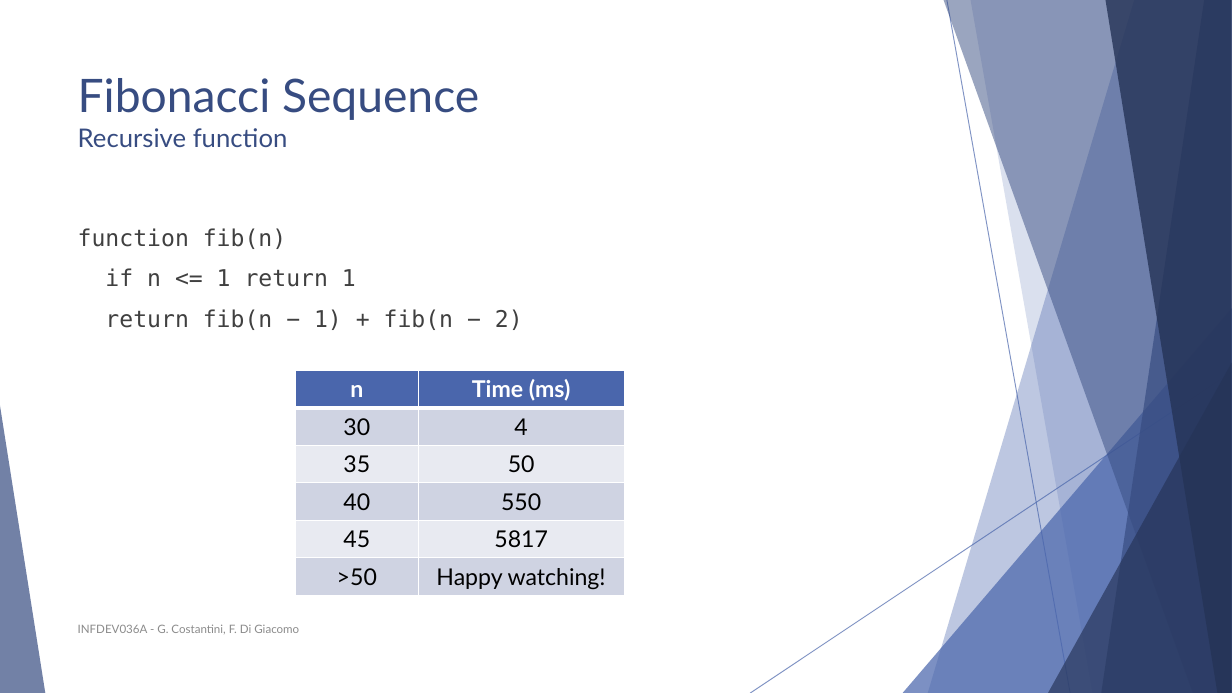
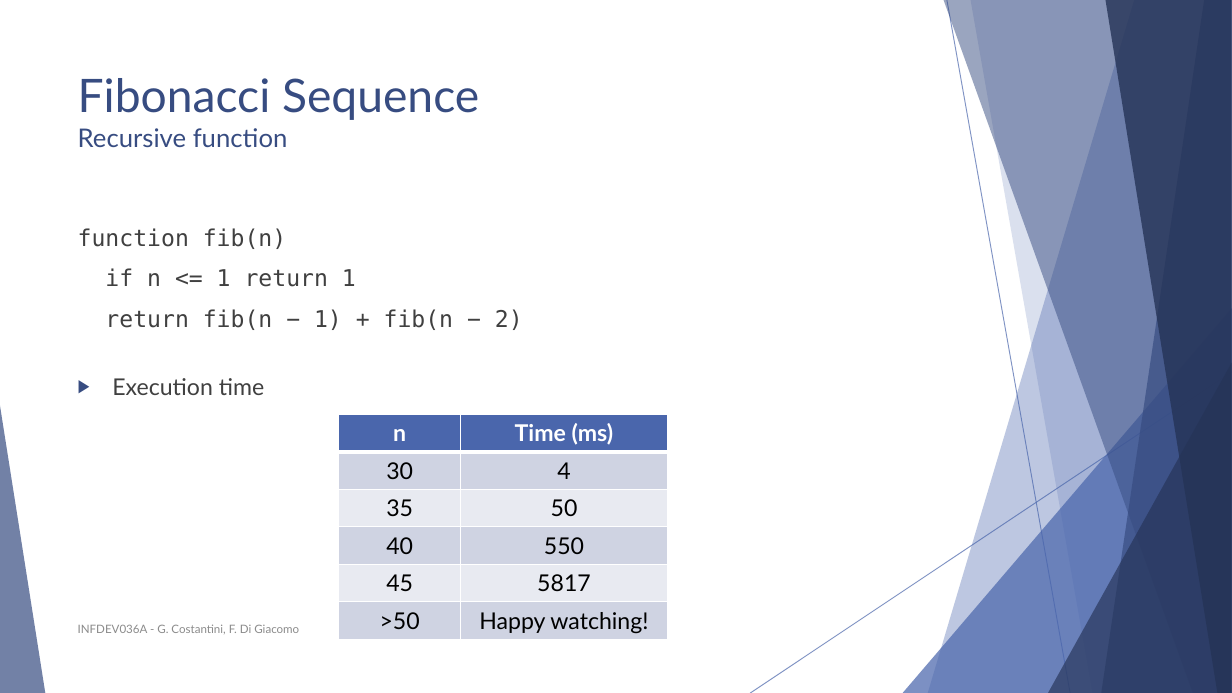
Before and after one commit to FurkanAndac/Development-6A, a slide deck: slide 6 of Lesson slides/Unit 6 - Dynamic Programming, Floyd Warshall.pptx. Drawn at 1232x693 pixels with LibreOffice and Linux fonts; fonts in the diff are those of the drawing. Boxes give left, top, right and bottom in pixels: in the first picture for what was removed or moved away, otherwise in the second. Text is boxed around its words. In the diff, an @@ line names an element or a change of style, - is before the commit and + after.

```diff
--- a/Lesson slides/Unit 6 - Dynamic Programming, Floyd Warshall.pptx
+++ b/Lesson slides/Unit 6 - Dynamic Programming, Floyd Warshall.pptx
@@ text at <box>112,378,264,395</box>: paragraph added @@
+▶ Execution time
@@ table: place and size @@
-table at <box>296,371,625,595</box>
+table at <box>338,414,667,639</box>
```
Also in this commit, not shown: 3 other slides changed, 1 other file.
